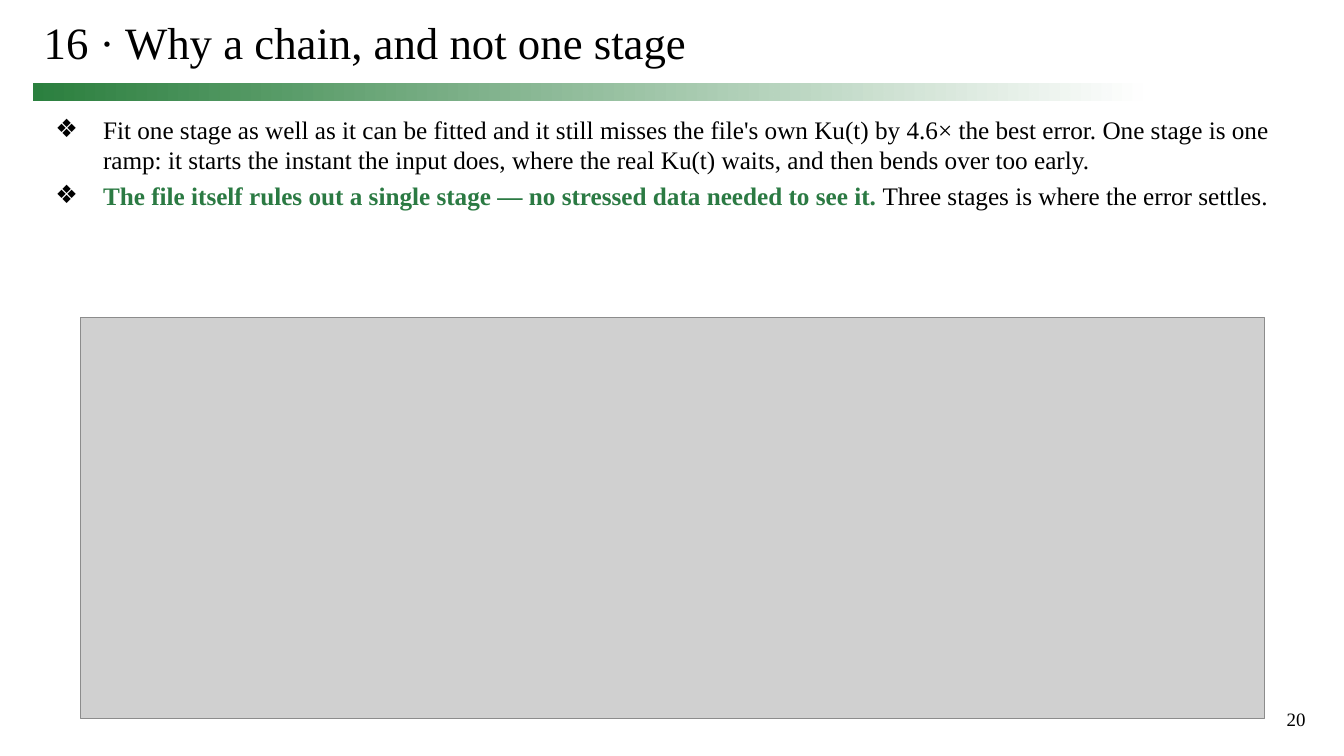
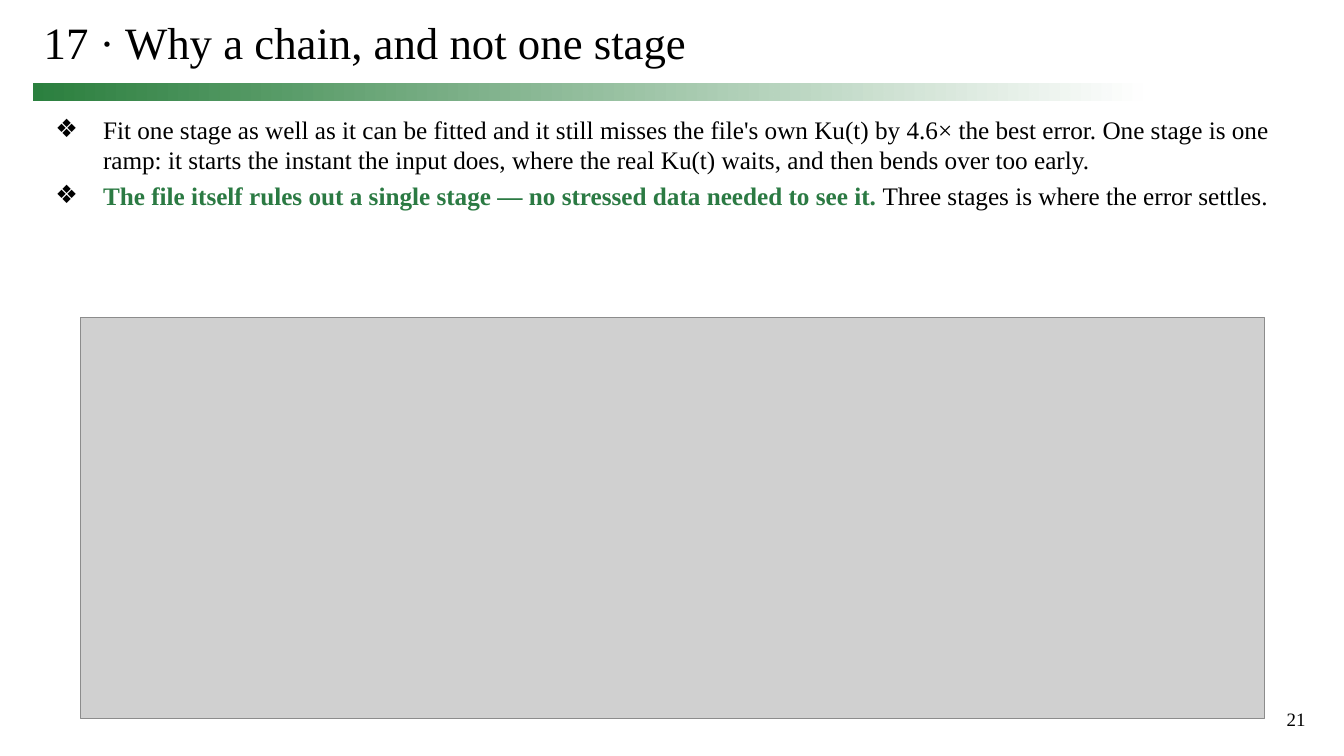
Before and after one commit to simon9721/ibis_comparison, a slide deck: slide 21 of results/meeting_deck_2026-09-24/0924_track1_story.pptx (slide 20 before the commit). Drawn at 1344x756 pixels with LibreOffice and Linux fonts; fonts in the diff are those of the drawing; grey boxes stand for pictures. Boxes give left, top, right and bottom in pixels: in the first picture for what was removed or moved away, otherwise in the second. Text is boxed around its words. In the diff, an @@ line names an element or a change of style, - is before the commit and + after.

```diff
--- a/results/meeting_deck_2026-09-24/0924_track1_story.pptx
+++ b/results/meeting_deck_2026-09-24/0924_track1_story.pptx
@@ title at [44, 28, 686, 69]: text changed @@
-16 · Why a chain, and not one stage
+17 · Why a chain, and not one stage
@@ page number at [1287, 713, 1306, 726]: text changed @@
-20
+21
```
Also in this commit, not shown: 10 other slides changed, 1 slide added, 4 other files.
